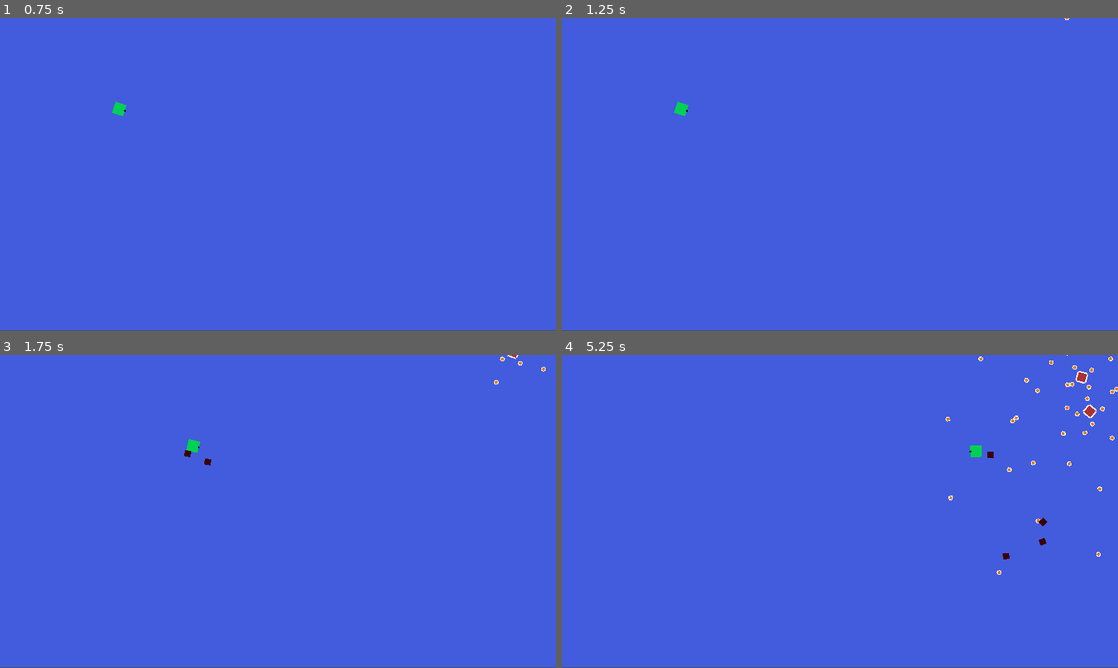
Above: before the commit, frames 1-4 (two rows, left to right).
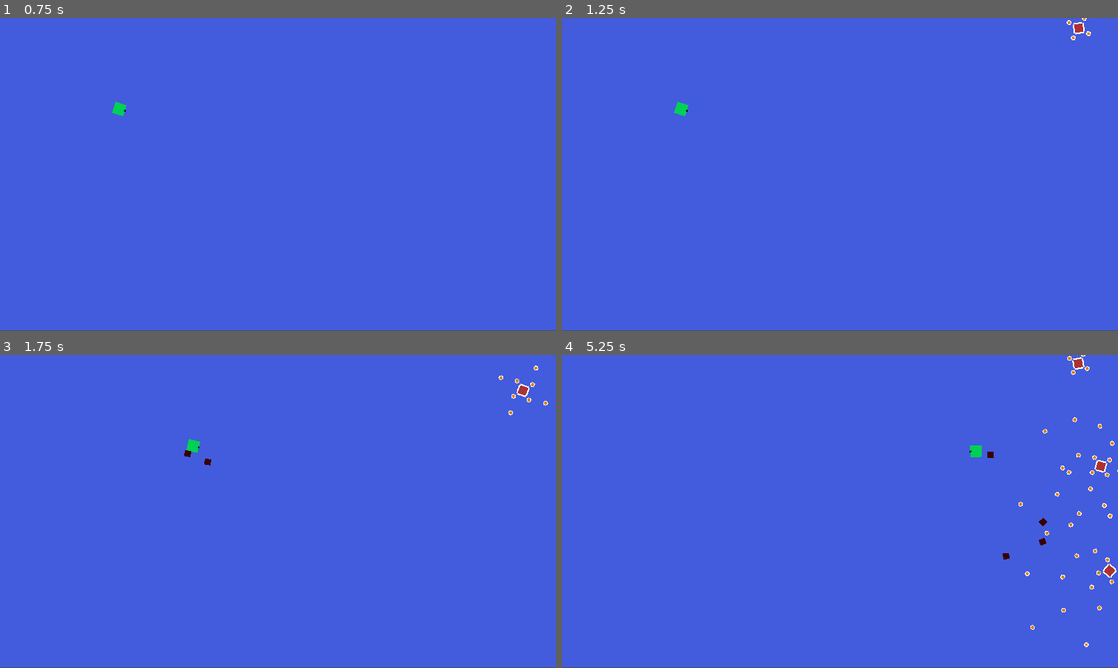
Above: after the commit, the same moments.

Repository: Seblis/Weaponized
Game: Godot game, scene res://levels/menu/main_menu.tscn
Two runs of this game, one before a commit and one after it. Both use one fixed random seed, a clock stepped at 60 frames per second and the inputs below.
Inputs (mouse positions are in pixels of both pictures, inside the frame that each line leads up to):
- Up to frame 1 (0.75 s): click (278, 158) at 0.52 s
- Up to frame 2 (1.25 s): no input
- Up to frame 3 (1.75 s): move the mouse to (400, 495) at 1.27 s; hold D (move_right) from 1.28 s (still down); hold Space (fire) from 1.28 s (still down)
- Up to frame 4 (5.25 s): move the mouse to (728, 527) at 2.02 s; release D (move_right) at 2.03 s; release Space (fire) at 2.03 s; hold S (move_down) 2.03-2.78 s; tap Space (fire) at 2.1, 3.6, 5.1 s; move the mouse to (895, 442) at 2.77 s; hold D (move_right) 2.78-3.53 s; hold Space (fire) 2.78-3.53 s; move the mouse to (812, 574) at 3.52 s; hold W (move_up) 3.53-4.28 s; move the mouse to (1006, 558) at 4.27 s; hold Space (fire) 4.28-5.03 s; hold A (move_left) from 4.28 s (still down); move the mouse to (673, 464) at 5.02 s

Frame 1 is identical in both runs. In frame 2, 0.1% of the frame differs, in the area x 90-96%, y 0-8%; in frame 3, 0.2%; in frame 4, 1.0%, in the area x 69-100%, y 0-94%.

Commit message:
Moment added to triangle shooting

Diff:
--- a/entities/enemies/common/base_bullet.gd
+++ b/entities/enemies/common/base_bullet.gd
@@ -1,7 +1,7 @@
 class_name BaseBullet
 extends Area2D
 
-@export var speed = 150
+@export var speed = 100
 @export var damage = 1
 @export var max_range = 1000.0
 
--- a/entities/enemies/square/square_enemy.gd
+++ b/entities/enemies/square/square_enemy.gd
@@ -2,7 +2,7 @@
 extends CharacterBody2D
 
 @export var path_follow: PathFollow2D
-@export var speed = 1
+@export var speed = 3
 @export var final_progress_rate = 0.99
 @export var max_hp = 10
 @export_range(0.0, 360.0, 1.0) var rotation_speed = 1.0
--- a/entities/enemies/triangle/triangle_enemy.gd
+++ b/entities/enemies/triangle/triangle_enemy.gd
@@ -2,7 +2,7 @@
 extends CharacterBody2D
 
 @export var path_follow: PathFollow2D
-@export var speed = 7
+@export var speed = 2
 @export var final_progress_rate = 0.99
 @export var max_hp = 10
 var _current_hp: int = -1
--- a/entities/enemies/triangle/weapon_manager.gd
+++ b/entities/enemies/triangle/weapon_manager.gd
@@ -5,6 +5,12 @@
 @export var shooting_angle = 0.35
 
 var base_bullet = preload("res://entities/enemies/common/base_bullet.tscn")
+var _last_position: Vector2
+var _motion: Vector2
+
+func _physics_process(delta):
+	_motion = (global_position - _last_position) / delta
+	_last_position = global_position
 
 func _on_weapon_cooldown_timeout():
 	shoot()
@@ -18,5 +24,6 @@
 	new_bullet.rotation = direction.angle()
 	new_bullet.rotation += angle
 	new_bullet.global_position = shooting_point.global_position
+	new_bullet.set_momentum(_motion)
 
 	get_tree().current_scene.add_child(new_bullet)
--- a/levels/level_1/level_1.gd
+++ b/levels/level_1/level_1.gd
@@ -11,13 +11,14 @@
 #  we can provide optional array with enemy parameters at the end
 ##
 
-var waves = [
-	[[square_enemy, 1, 3, 2, 0.07]],
-	[[base_enemy, 0, 3, 1, 0.07]],
-	[[base_enemy, 1, 3, 1, 0.07]],
-	[[square_enemy, 0, 3, 1, 0.07],[triangle_enemy, 1, 3, 1, 0.07]]
 
-]
 
 func _ready():
+	var waves = [
+		[[square_enemy, 1, 3, 2, 0.07]],
+		[[triangle_enemy, 0, 3, 1, 0.07]],
+		[[base_enemy, 1, 3, 1, 0.07]],
+		[[square_enemy, 0, 3, 1, 0.07],[triangle_enemy, 1, 3, 1, 0.07]]
+
+	]
 	enemy_manager.supply_waves(waves)
--- a/util/global/game_engine.gd
+++ b/util/global/game_engine.gd
@@ -26,7 +26,6 @@
 		return null
 
 func enemies_counter(diff):
-	print("Enemies amount changed by")
 	_enemies_count += diff
 
 	if diff and not _enemies_count:
